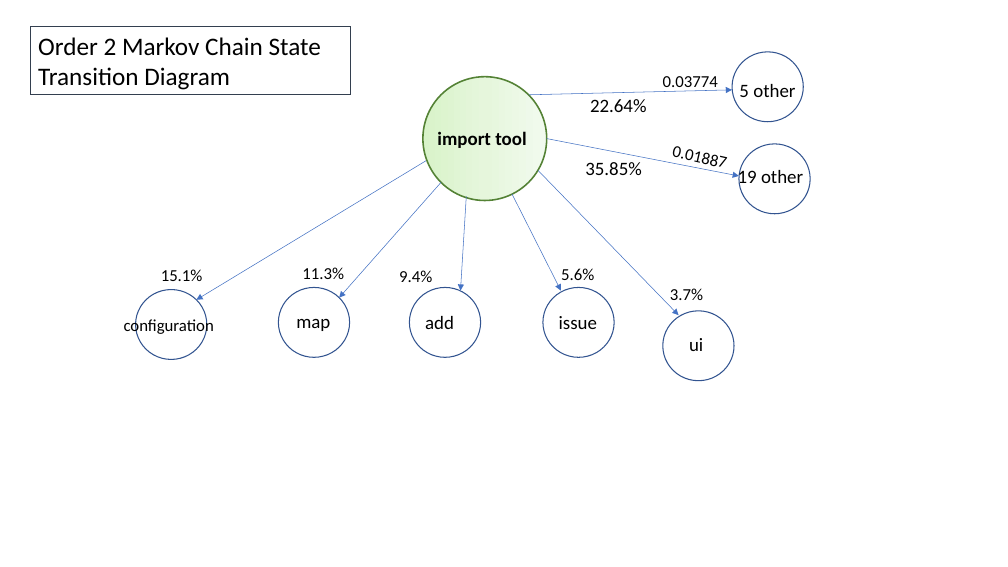
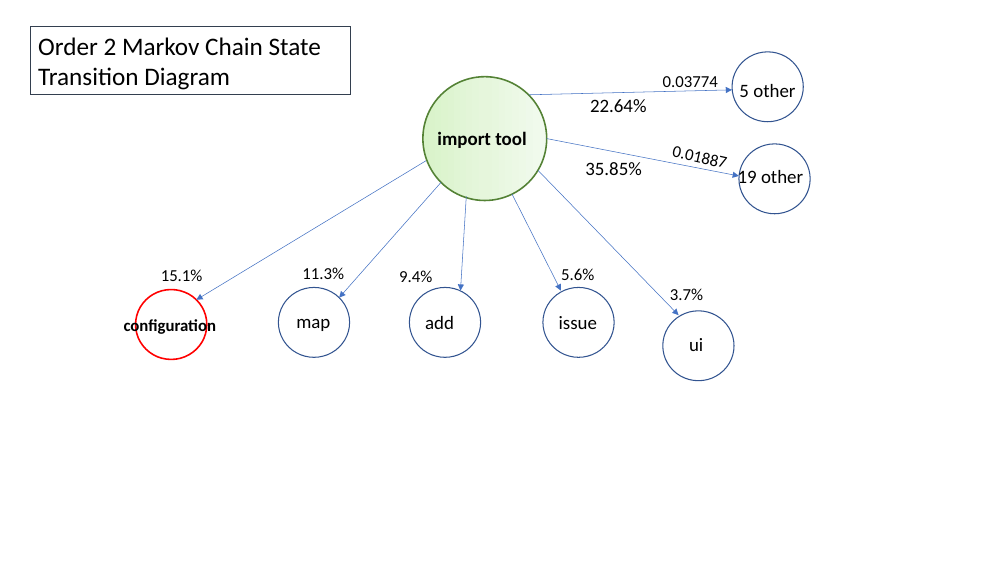
Before and after one commit to dwbzen/commonlib, a slide deck: slide 13 of doc/Markov Chain Lunch and Learn.pptx. Drawn at 1008x567 pixels with LibreOffice and Linux fonts; fonts in the diff are those of the drawing; background and template pictures are left out. Boxes give left, top, right and bottom in pixels: in the first picture for what was removed or moved away, otherwise in the second. Text is boxed around its words. In the diff, an @@ line names an element or a change of style, - is before the commit and + after.

```diff
--- a/doc/Markov Chain Lunch and Learn.pptx
+++ b/doc/Markov Chain Lunch and Learn.pptx
@@ ellipse at (135,290,206,359): outline #325491 1 pt to #FF0000 1.5 pt @@
@@ text "configuration" at (124,317,217,335): bold on @@
```
Also in this commit, not shown: 6 other slides changed, 4 slides added, 1 slide removed, 1 other file.
